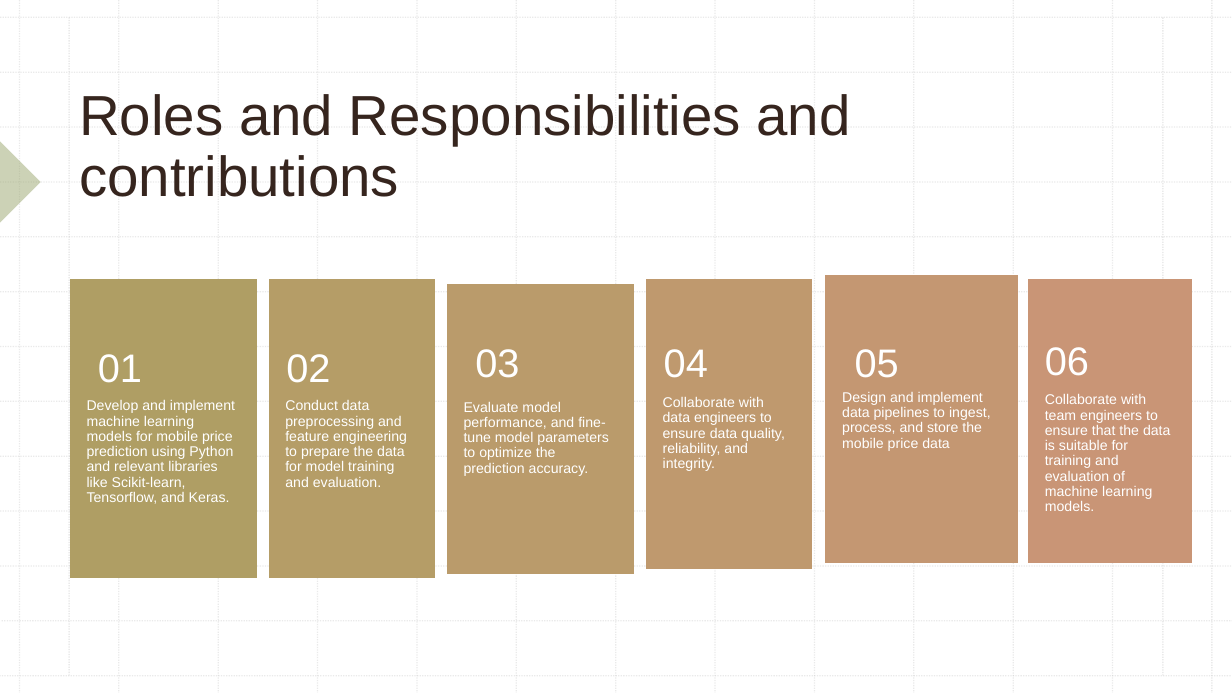
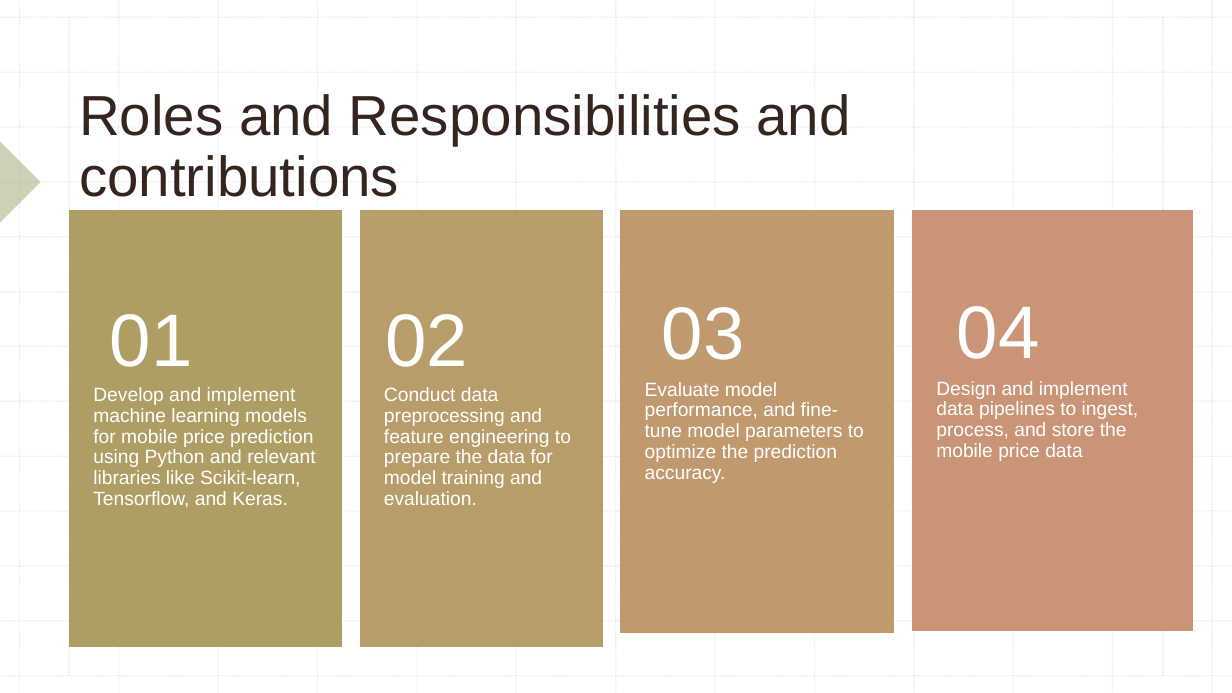
Before and after one commit to Maruthi-UCM/CS5710-ML-project, a slide deck: slide 4 of Mobile_Price_Prediction.pptx. Drawn at 1232x693 pixels with LibreOffice and Linux fonts; fonts in the diff are those of the drawing. Boxes give left, top, right and bottom in pixels: in the first picture for what was removed or moved away, otherwise in the second. Text is boxed around its words. In the diff, an @@ line names an element or a change of style, - is before the commit and + after.

Commit message:
ppt

```diff
--- a/Mobile_Price_Prediction.pptx
+++ b/Mobile_Price_Prediction.pptx
@@ rectangle: place and size @@
-rectangle at (70,279,256,577)
+rectangle at (70,211,342,646)
@@ rectangle: place and size @@
-rectangle at (447,285,634,573)
+rectangle at (360,211,603,646)
@@ rectangle at (360,211,603,646): fill #BA9B6B to #B89C69; outline #BA9B6B 1 pt to #B89C69 1 pt @@
@@ rectangle: place and size @@
-rectangle at (647,280,811,568)
+rectangle at (621,211,894,633)
@@ rectangle at (621,211,894,633): fill #BF996E to #C1996F; outline #BF996E 1 pt to #C1996F 1 pt @@
@@ rectangle: place and size @@
-rectangle at (1029,279,1191,562)
+rectangle at (913,211,1193,630)
@@ text "01": place and size @@
-text "01" at (98,354,142,383)
+text "01" at (110,314,193,367)
@@ text "02": place and size @@
-text "02" at (286,354,330,383)
+text "02" at (386,314,469,367)
@@ text "03": place and size @@
-text "03" at (475,349,519,378)
+text "03" at (662,307,745,360)
@@ size 31 to 58 pt; more space between paragraphs in 4 elements at (110,314,193,367), (386,314,469,367), (662,307,745,360), (957,306,1040,359) @@
@@ text "04": place and size @@
-text "04" at (664,349,708,378)
+text "04" at (957,306,1040,359)
@@ group removed at (269,275,1170,577): 4 texts, 2 rectangles @@
-Collaborate with data engineers to ensure data quality, reliability, and integrity.
-05
-Collaborate with team engineers to ensure that the data is suitable for training and evaluation of machine learning models.
-06
@@ text "Develop and implement machine learning ...": place and size @@
-text "Develop and implement machine learning ..." at (87,400,235,504)
+text "Develop and implement machine learning ..." at (93,387,315,508)
@@ text "Conduct data preprocessing and feature ...": place and size @@
-text "Conduct data preprocessing and feature ..." at (285,400,407,487)
+text "Conduct data preprocessing and feature ..." at (384,387,571,505)
@@ size 11 to 15 pt; more space between paragraphs in 4 elements at (93,387,315,508), (384,387,571,505), (936,381,1139,461), (645,382,864,483) @@
@@ text "Evaluate model performance, and fine-tune ...": place and size @@
-text "Evaluate model performance, and fine-tune ..." at (464,402,609,476)
+text "Evaluate model performance, and fine-tune ..." at (645,382,864,483)
@@ text "Design and implement data pipelines ...": place and size @@
-text "Design and implement data pipelines ..." at (842,392,991,451)
+text "Design and implement data pipelines ..." at (936,381,1139,461)
```
